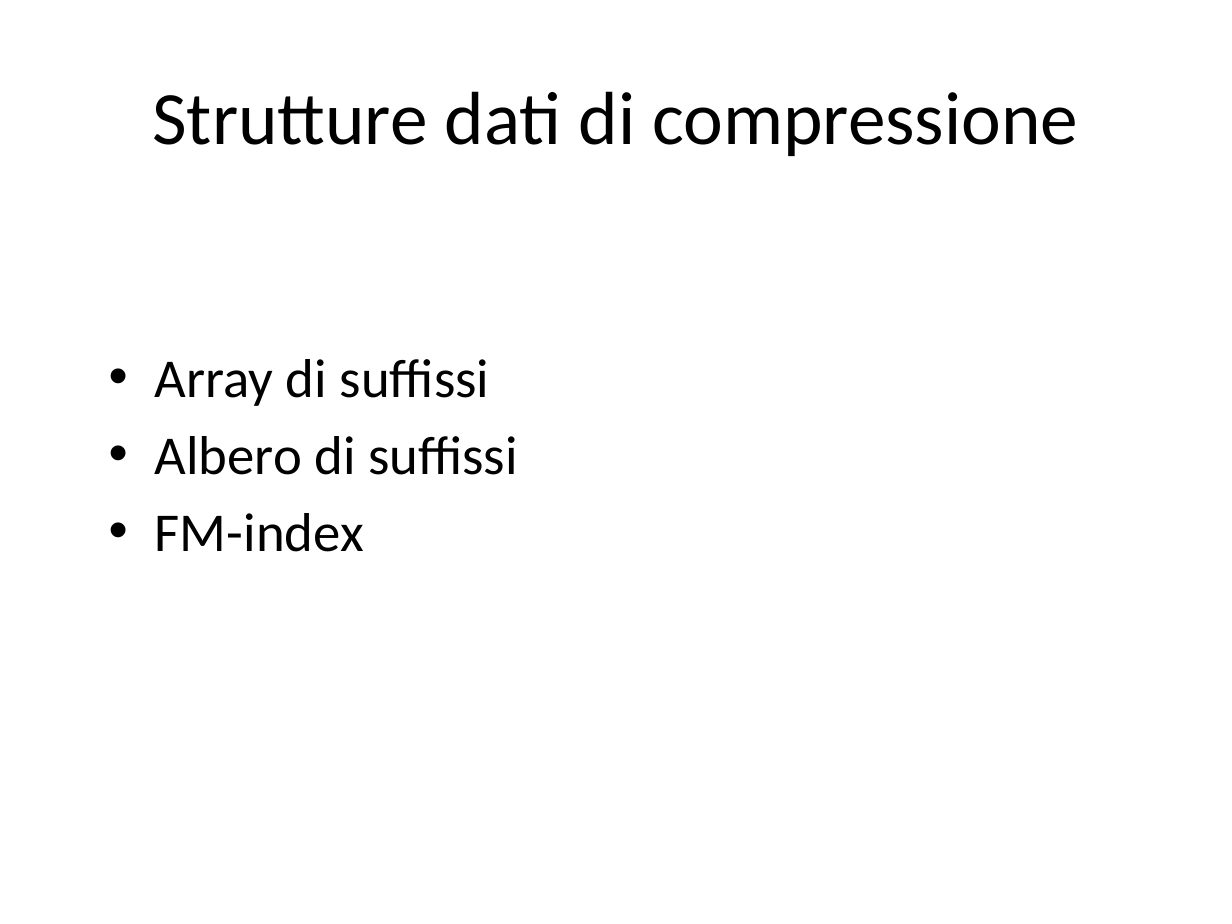
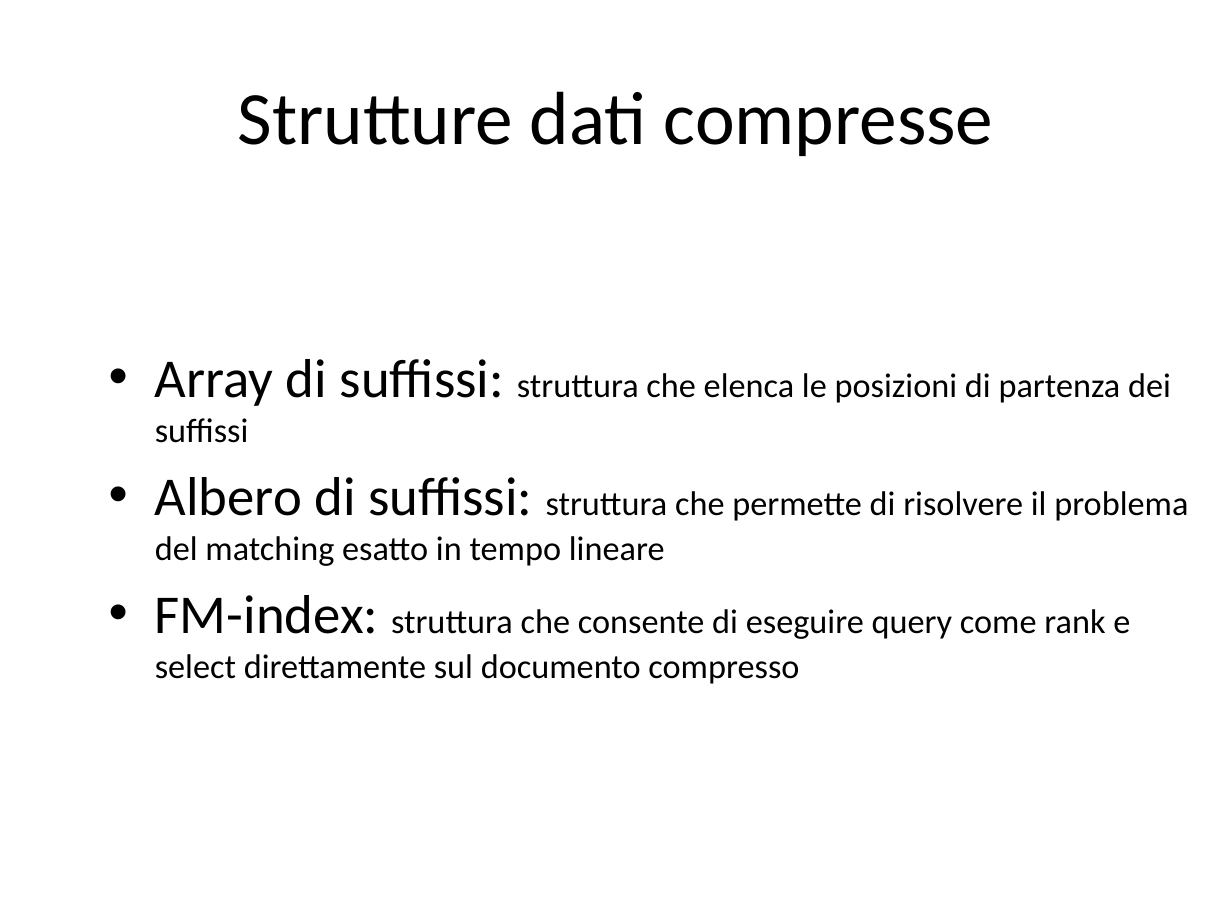
Before and after one commit to luca-Serena/tesi-strutture-dati-compressione, a slide deck: slide 5 of Presentazione.pptx. Drawn at 1232x924 pixels with LibreOffice and Linux fonts; fonts in the diff are those of the drawing. Boxes give left, top, right and bottom in pixels: in the first picture for what was removed or moved away, otherwise in the second. Text is boxed around its words. In the diff, an @@ line names an element or a change of style, - is before the commit and + after.

```diff
--- a/Presentazione.pptx
+++ b/Presentazione.pptx
@@ title at (238,91,993,156): text changed @@
-Strutture dati di compressione
+Strutture dati compresse
@@ text at (155,359,1188,684): text changed; size 32 to 20 pt @@
-• Array di suffissi
-• Albero di suffissi
-• FM-index
+• Array di suffissi: struttura che elenca le posizioni di partenza dei suffissi
+• Albero di suffissi: struttura che permette di risolvere il problema del matching esatto in tempo lineare
+• FM-index: struttura che consente di eseguire query come rank e select direttamente sul documento compresso
```
Also in this commit, not shown: 9 other slides changed, 1 slide added, 1 slide removed.
